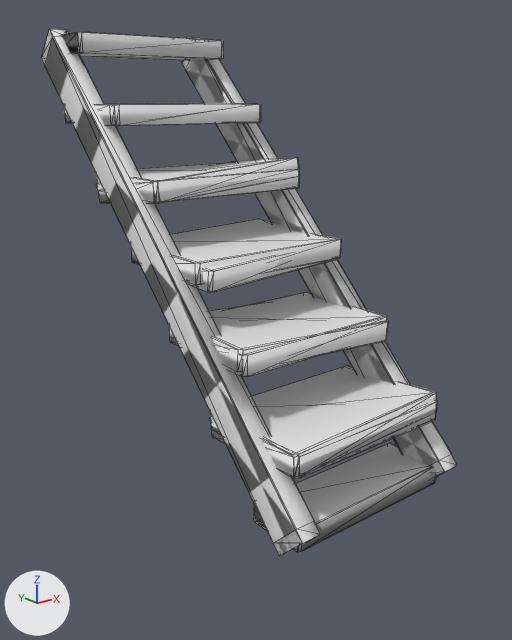
What one commit did to the FBX model Game models/wood_finerstepladder/FinerStepLadder.fbx.
One viewpoint serves both versions: a camera (50 mm lens) standing at (-2.15, -2.84, 1.73) and looking at (0.01, -0.15, 0.66). The axes (+X, +Y, +Z) are drawn at lower left. The lights are the same throughout. Mesh edges are drawn as thin lines. Objects named as collision shapes, trigger or cutter boxes, shadow casters or lower levels of detail are left out. Where no turn or scale is listed for an object, it has been applied to the vertices.

Before the edit, the objects in view are built like this:
```python
me_finerstepladder_broken = bpy.data.meshes.new('finerstepladder_broken')
me_finerstepladder_broken.from_pydata(...)  # 216 vertices, 396 faces; spans x -0.5..0.5, y -1.08..1.08, z -0.08..2.08
me_finerstepladder_new = bpy.data.meshes.new('finerstepladder_new')
me_finerstepladder_new.from_pydata(...)  # 216 vertices, 396 faces; spans x -0.5..0.5, y -1.08..1.08, z -0.08..2.08
ob_finerstepladder_broken = bpy.data.objects.new('finerstepladder_broken', me_finerstepladder_broken)
ob_finerstepladder_broken.location = (0.0, 0.0, 0.0)
ob_finerstepladder_new = bpy.data.objects.new('finerstepladder_new', me_finerstepladder_new)
ob_finerstepladder_new.location = (0.0, 0.0, 0.0)
```
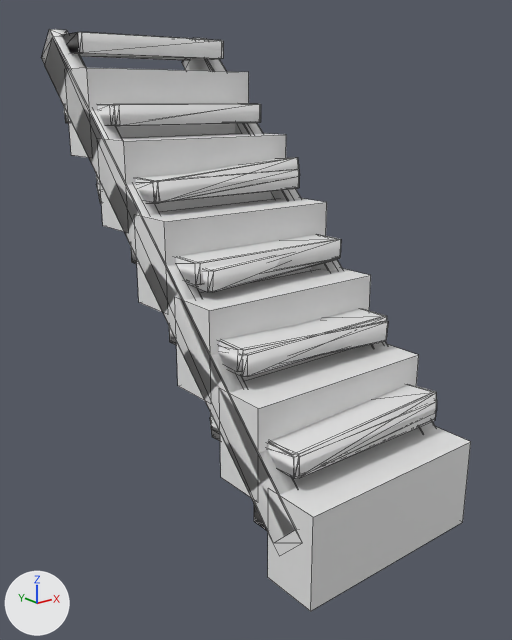
Pixel boxes (x1, y1, x2, y2) of what changed, in the pictures (512 x 640 px):
'JumpTrigger', added: after (65, 68, 471, 611)

The change, as a diff of the scene's bpy script:
```diff
--- a/Game models/wood_finerstepladder/FinerStepLadder.fbx.py
+++ b/Game models/wood_finerstepladder/FinerStepLadder.fbx.py
@@ me_jumptrigger @@
+me_jumptrigger.from_pydata(...)  # a box spanning x -0.5..0.5, y 0.2..0.47, z 1.11..1.54; a box spanning x -0.5..0.5, y 0.53..0.79, z 1.44..1.87; a box spanning x -0.5..0.5, y -1.13..-0.86, z -0.22..0.21; a box spanning x -0.5..0.5, y -0.8..-0.53, z 0.11..0.54; a box spanning x -0.5..0.5, y -0.47..-0.2, z 0.44..0.87; a box spanning x -0.5..0.5, y -0.13..0.14, z 0.78..1.21
@@ ob_jumptrigger @@
+ob_jumptrigger = bpy.data.objects.new('JumpTrigger', me_jumptrigger)
+ob_jumptrigger.location = (0.0, 0.0, 0.0)
```
